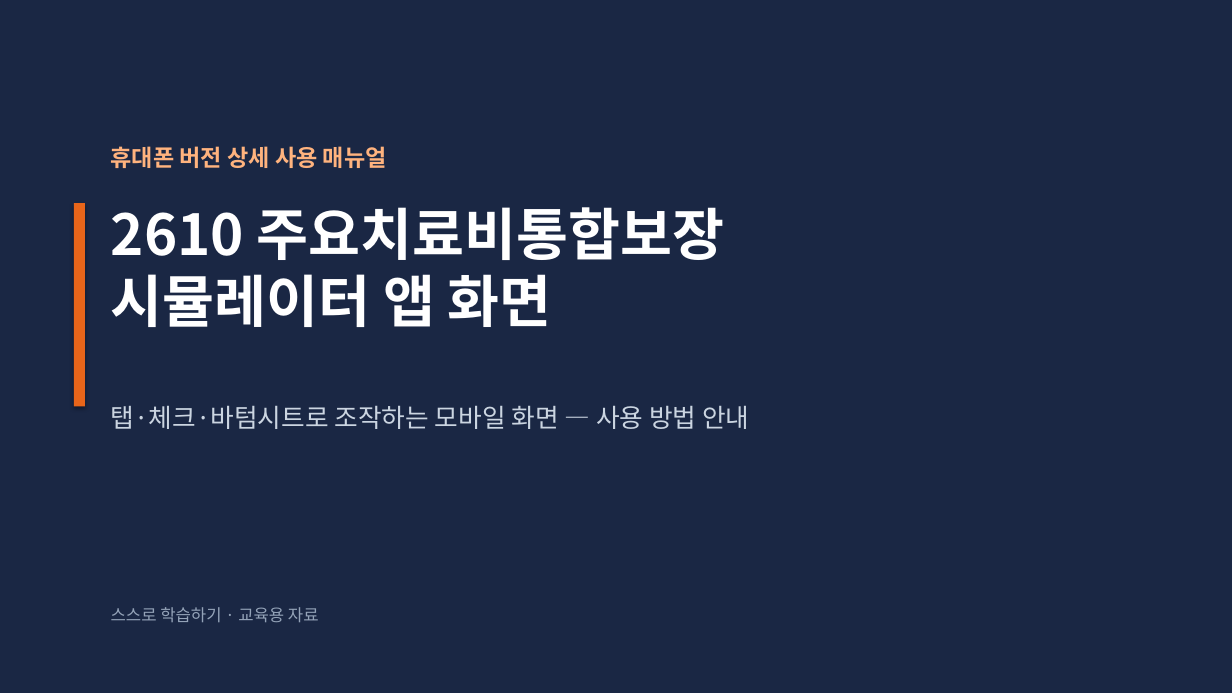
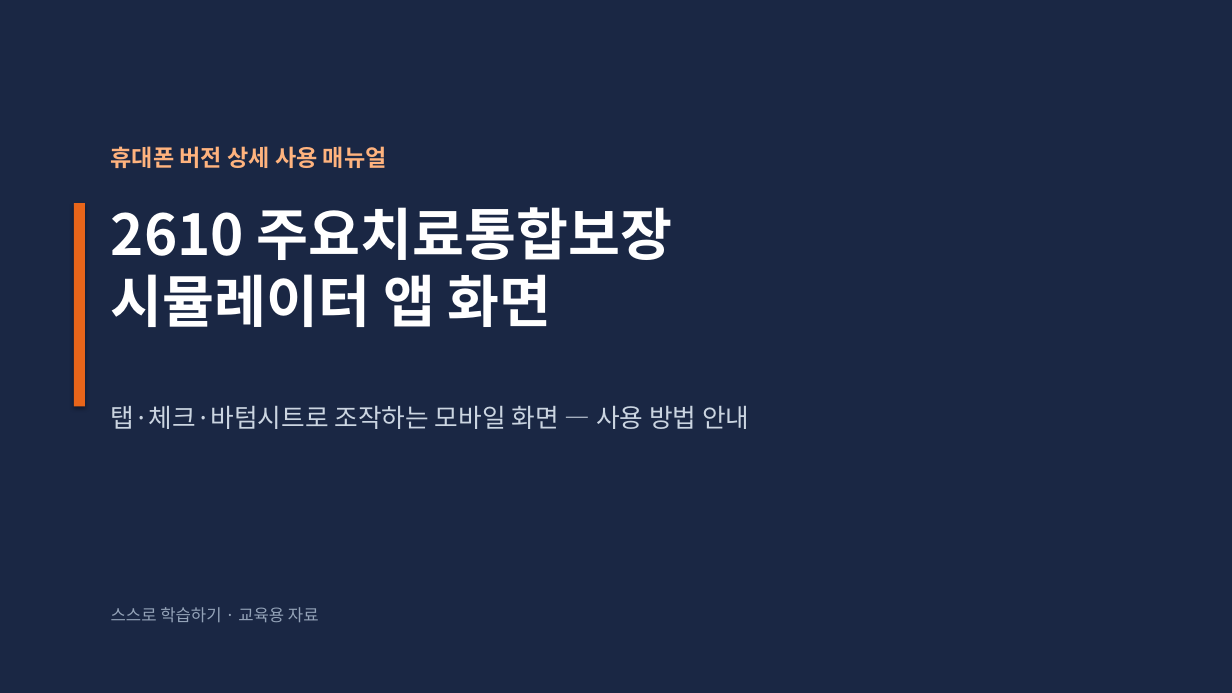
Before and after one commit to comdoctor76-droid/Self-Directed-Learning, a slide deck: slide 1 of assets/sim/manual/2610-simulator-manual-mobile.pptx. Drawn at 1232x693 pixels with LibreOffice and Linux fonts; fonts in the diff are those of the drawing. Boxes give left, top, right and bottom in pixels: in the first picture for what was removed or moved away, otherwise in the second. Text is boxed around its words. In the diff, an @@ line names an element or a change of style, - is before the commit and + after.

```diff
--- a/assets/sim/manual/2610-simulator-manual-mobile.pptx
+++ b/assets/sim/manual/2610-simulator-manual-mobile.pptx
@@ text at box(111, 207, 673, 327): text changed @@
-2610 주요치료비통합보장
-시뮬레이터 앱 화면
+2610 주요치료통합보장
+시뮬레이터 앱 화면
```
Also in this commit, not shown: 1 other slide changed, 10 other files.
